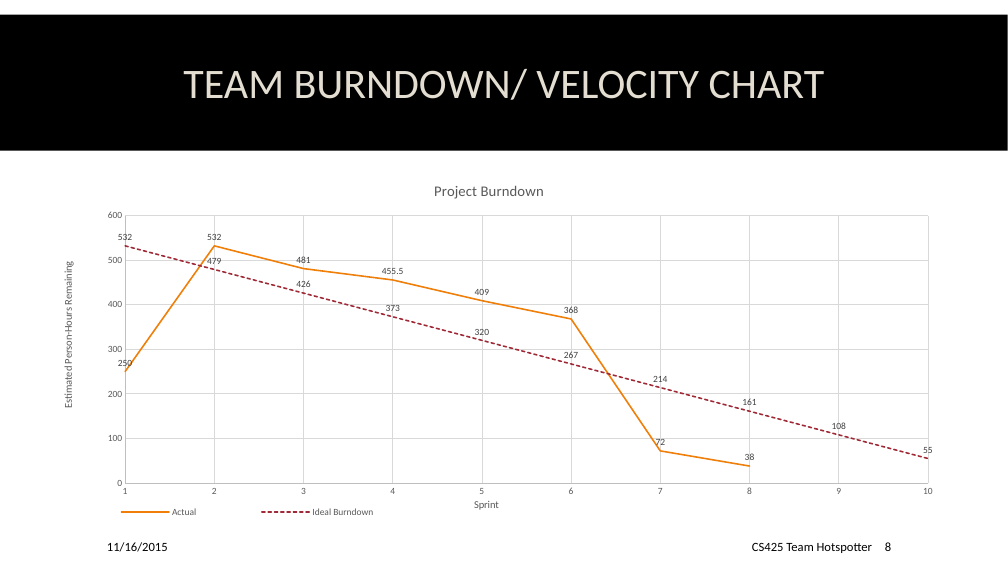
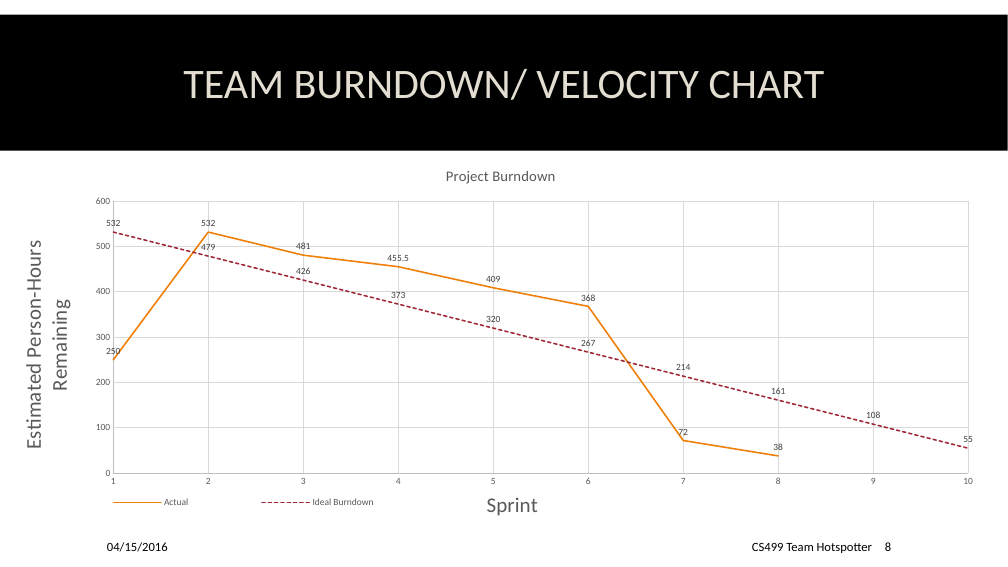
Before and after one commit to spesmit/hotspotter, a slide deck: slide 8 of Documentation/Presentations/CS499 Final Presentation.pptx. Drawn at 1008x567 pixels with LibreOffice and Linux fonts; fonts in the diff are those of the drawing; background and template pictures are left out. Boxes give left, top, right and bottom in pixels: in the first picture for what was removed or moved away, otherwise in the second. Text is boxed around its words. In the diff, an @@ line names an element or a change of style, - is before the commit and + after.

```diff
--- a/Documentation/Presentations/CS499 Final Presentation.pptx
+++ b/Documentation/Presentations/CS499 Final Presentation.pptx
@@ line chart: place and size @@
-line chart at bbox=[19, 166, 960, 531]
+line chart at bbox=[0, 151, 1002, 525]
@@ text at bbox=[107, 542, 168, 552]: text changed @@
-11/16/2015
+04/15/2016
@@ text at bbox=[752, 543, 872, 553]: text changed @@
-CS425 Team Hotspotter
+CS499 Team Hotspotter
```
Also in this commit, not shown: 8 other slides changed.
